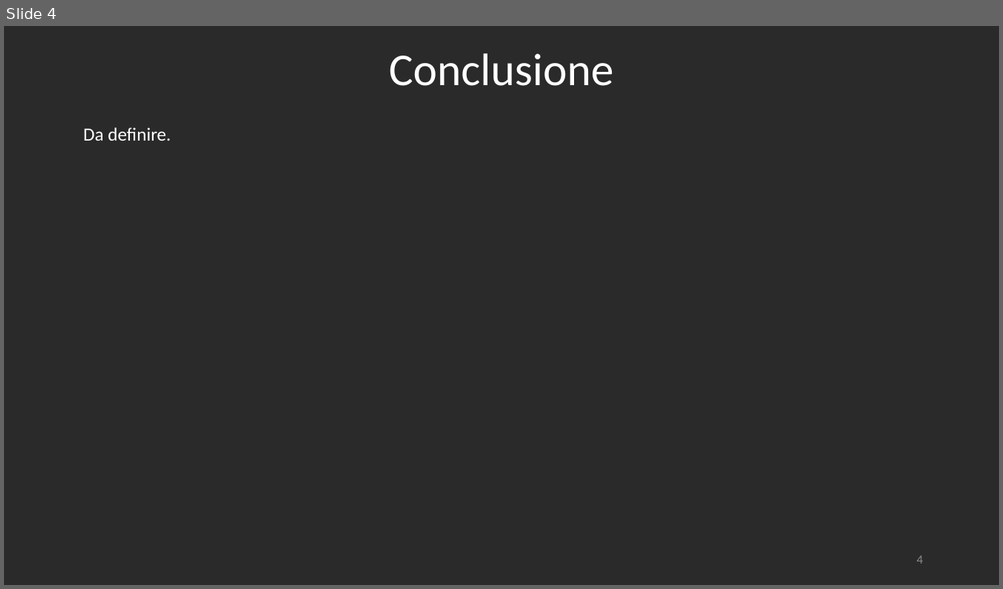
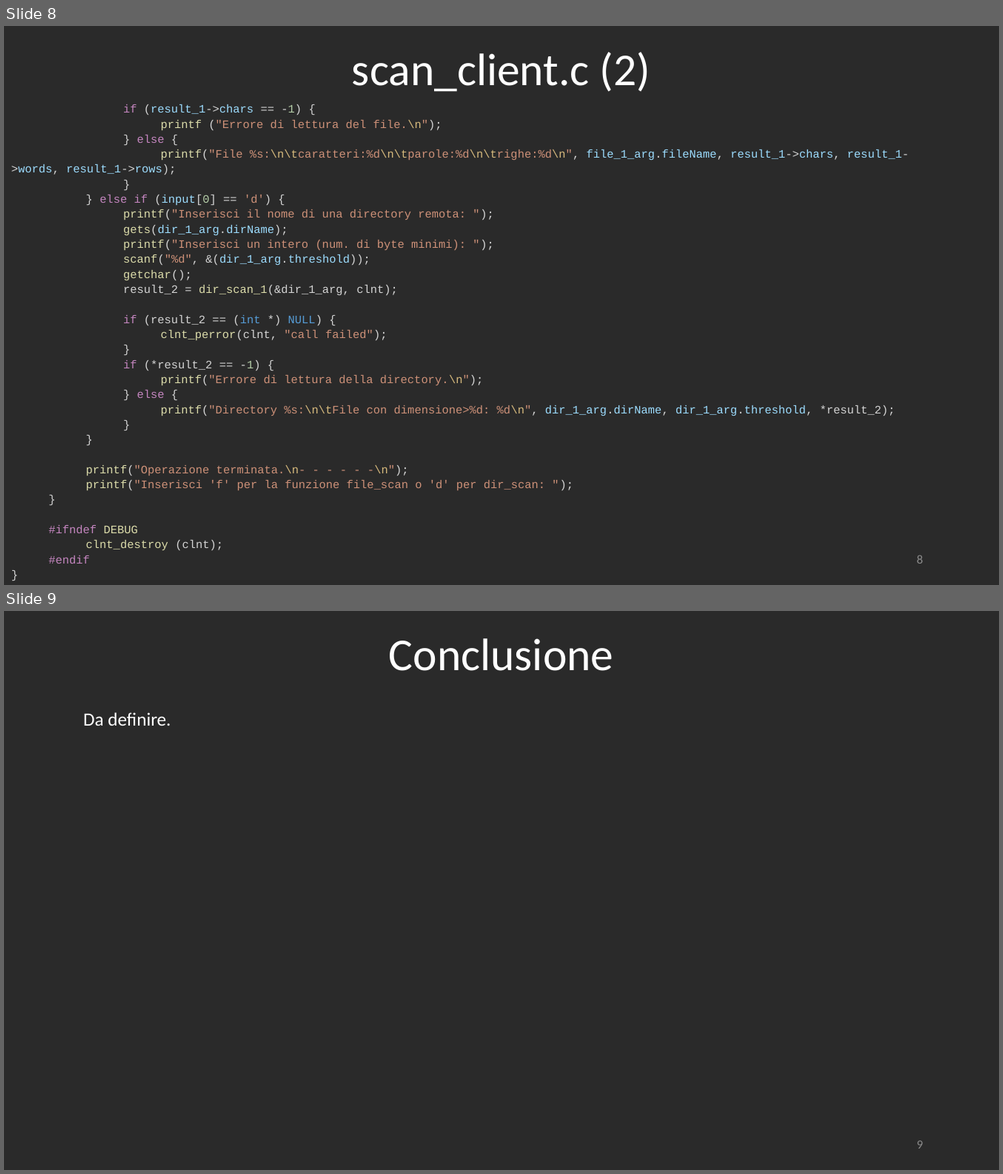
Before and after one commit to RetiCalc-Unibo/progetto8, a slide deck: Presentazione.pptx. Shown one above the other, each under a label of ours: slide 4 before the commit, slides 8 and 9 after it. The pictures are 1003x589 and 1003x1174 pixels, drawn with LibreOffice and Linux fonts; fonts in the diff are those of the drawing. Boxes give left, top, right and bottom in pixels: in the first picture for what was removed or moved away, otherwise in the second. Text is boxed around its words. In the diff, an @@ line names an element or a change of style, - is before the commit and + after.

```diff
--- a/Presentazione.pptx
+++ b/Presentazione.pptx
@@ slide 8 added at <box>4,26,999,585</box>, background #2A2A2A @@
@@ title added at <box>352,52,651,92</box>, 44 pt, text #FFFFFF @@
+scan_client.c (2)
@@ text added at <box>11,104,908,564</box>, 11 pt, text #CE9178 @@
+if (result_1->chars == -1) {
+printf ("Errore di lettura del file.\n");
+} else {
+printf("File %s:\n\tcaratteri:%d\n\tparole:%d\n\trighe:%d\n", file_1_arg.fileName, result_1->chars, result_1->words, result_1->rows);
+}
+} else if (input[0] == 'd') {
+printf("Inserisci il nome di una directory remota: ");
+gets(dir_1_arg.dirName);
+printf("Inserisci un intero (num. di byte minimi): ");
+scanf("%d", &(dir_1_arg.threshold));
+getchar();
+result_2 = dir_scan_1(&dir_1_arg, clnt);
+if (result_2 == (int *) NULL) {
+clnt_perror(clnt, "call failed");
+}
+if (*result_2 == -1) {
+printf("Errore di lettura della directory.\n");
+} else {
+printf("Directory %s:\n\tFile con dimensione>%d: %d\n", dir_1_arg.dirName, dir_1_arg.threshold, *result_2);
+}
+}
+printf("Operazione terminata.\n- - - - - -\n");
+printf("Inserisci 'f' per la funzione file_scan o 'd' per dir_scan: ");
+}
+#ifndef DEBUG
+clnt_destroy (clnt);
+#endif
+}
@@ page number added at <box>916,556,922,564</box>, 12 pt, text #8C8C8C @@
+8
@@ what was slide 4 is now slide 9 @@
@@ page number at <box>916,1141,922,1149</box>: text changed @@
-4
+9
```
Also in this commit, not shown: 5 other slides added, 1 slide removed, 1 other file.
